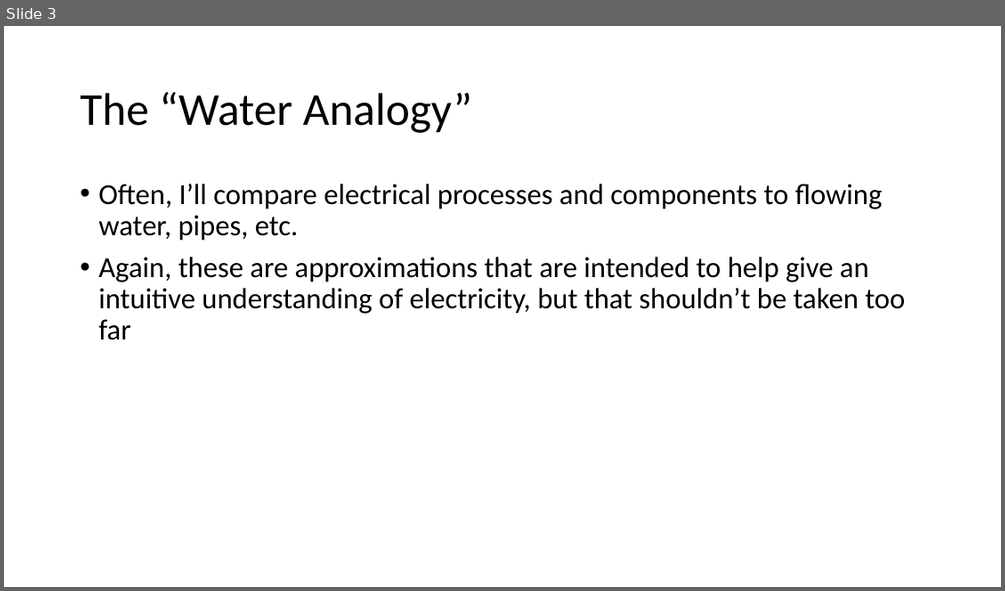
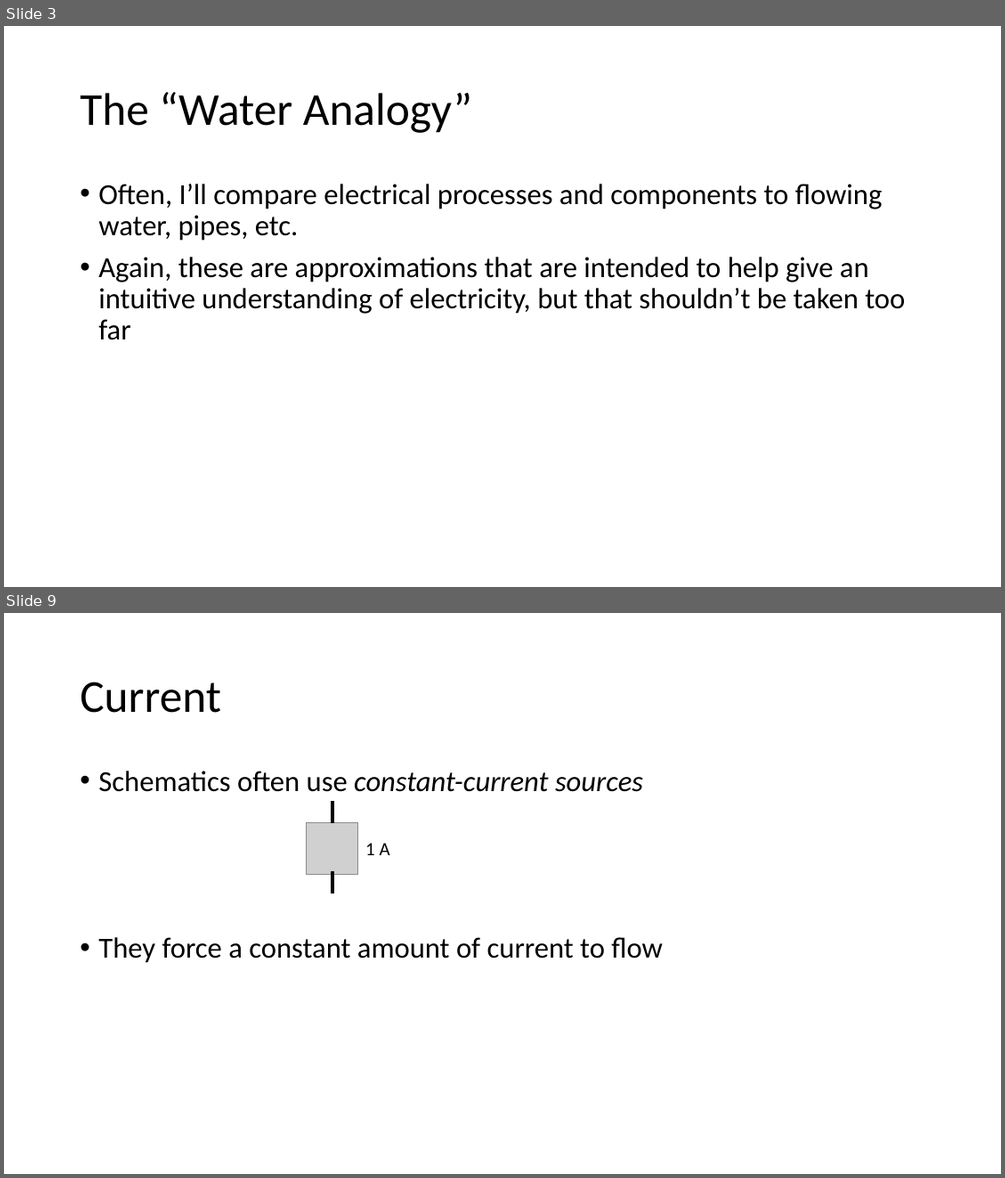
Before and after one commit to carlosgj/FRC-Training, a slide deck: Electronics 101.pptx. Shown one above the other, each under a label of ours: slide 3 before the commit, slides 3 and 9 after it; the slides between them are not shown. The pictures are 1005x591 and 1005x1178 pixels, drawn with LibreOffice and Linux fonts; fonts in the diff are those of the drawing; grey boxes stand for pictures. Boxes give left, top, right and bottom in pixels: in the first picture for what was removed or moved away, otherwise in the second. Text is boxed around its words. In the diff, an @@ line names an element or a change of style, - is before the commit and + after.

```diff
--- a/Electronics 101.pptx
+++ b/Electronics 101.pptx
@@ slide 9 added at (x1=4, y1=613, x2=1001, y2=1174), background #FFFFFF @@
@@ title added at (x1=80, y1=682, x2=221, y2=713), 44 pt, text #000000 @@
+Current
@@ text added at (x1=98, y1=771, x2=663, y2=963), 28 pt, text #000000 @@
+• Schematics often use constant-current sources
+• They force a constant amount of current to flow
@@ picture added at (x1=307, y1=823, x2=358, y2=874) @@
@@ line added from (332, 801) to (332, 823), #000000 3 pt @@
@@ text added at (x1=365, y1=843, x2=390, y2=855), 18 pt, text #000000 @@
+1 A
@@ line added from (332, 872) to (332, 893), #000000 3 pt @@
```
Also in this commit, not shown: 4 slides changed, 10 other slides added.
